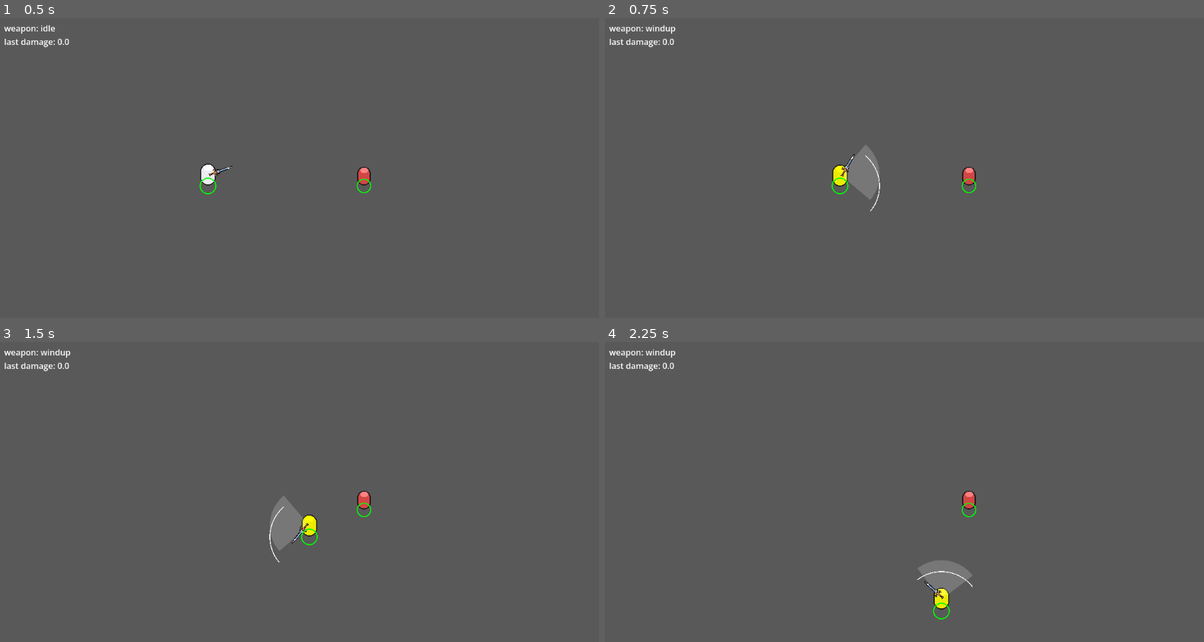
Above: before the commit, frames 1-4 (two rows, left to right).
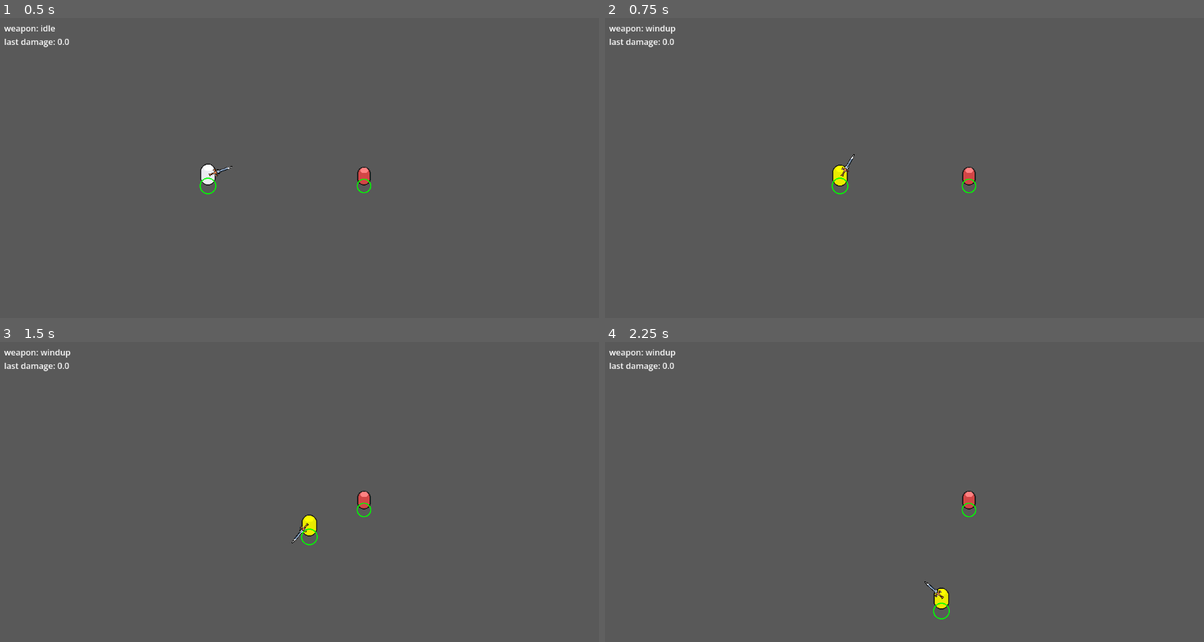
Above: after the commit, the same moments.

Repository: Matcry12/Thiat
Game: Godot game, scene res://scenes/arena.tscn
Two runs of this game, one before a commit and one after it. Both use one fixed random seed, a clock stepped at 60 frames per second and the inputs below.
Inputs (mouse positions are in pixels of both pictures, inside the frame that each line leads up to):
- Up to frame 1 (0.5 s): no input
- Up to frame 2 (0.75 s): tap Enter at 0.5 s; move the mouse to (1036, 168) at 0.52 s; hold D (move_right) from 0.53 s (still down); click (1036, 168) at 0.6 s
- Up to frame 3 (1.5 s): move the mouse to (179, 528) at 1.27 s; release D (move_right) at 1.28 s; hold S (move_down) from 1.28 s (still down); click (179, 528) at 1.35 s
- Up to frame 4 (2.25 s): move the mouse to (964, 435) at 2.02 s; release S (move_down) at 2.03 s; hold D (move_right) from 2.03 s (still down); click (964, 435) at 2.1 s

Frame 1 is identical in both runs. In frame 2, 0.7% of the frame differs, in the area x 39-46%, y 42-65%; in frame 3, 0.7%; in frame 4, 0.7%.

Commit message:
refactor(combat): the hit area lives on the weapon (decision 0011)
The melee hit area was computed from numbers - a reach circle around the
player's feet filtered by an arc angle - while the sword sprite was placed by a
different set of numbers. Nothing linked them, so the drawn sword and the area
that actually hit disagreed, and the only fix was tuning six numbers by eye.

Now the Hitbox is a child of WeaponVisual/Blade with a RectangleShape2D (10x34)
sized over the blade art. It inherits the blade's transform, so the sword and
its hit area are one thing and cannot disagree. Verified: rotating WeaponVisual
moves the hitbox's global position.

- hitbox.gd drops the reach/distance check, the arc angle filter and
  aim_direction; it is now a plain overlap test plus once-per-swing dedup
- WeaponData.reach removed; arc_degrees kept but redefined as how far the blade
  SWEEPS, a motion property that moves the hit area
- the drawn telegraph wedge is gone - the visible blade is the telegraph
- F1 now draws the hitbox's real shape at its real transform, the only honest
  picture of what can hit
- test_arc_filter deleted with the maths it covered; test_hitbox_on_weapon added

Co-Authored-By: Claude Opus 5 <noreply@anthropic.com>

Diff:
--- a/data/weapons/sword.tres
+++ b/data/weapons/sword.tres
@@ -1,14 +1,6 @@
-[gd_resource type="Resource" script_class="WeaponData" load_steps=2 format=3]
+[gd_resource type="Resource" script_class="WeaponData" format=3 uid="uid://gvjnvct47q1q"]
 
-[ext_resource type="Script" path="res://scripts/weapons/weapon_data.gd" id="1"]
+[ext_resource type="Script" uid="uid://b8cxxfxugrtmd" path="res://scripts/weapons/weapon_data.gd" id="1"]
 
 [resource]
 script = ExtResource("1")
-behavior = "arc"
-damage = 30.0
-windup = 0.15
-active = 0.1
-recovery = 0.2
-arc_degrees = 90.0
-reach = 76.0
-color = Color(1, 1, 1, 1)
--- a/scenes/arena.tscn
+++ b/scenes/arena.tscn
@@ -1,9 +1,9 @@
-[gd_scene load_steps=7 format=3]
+[gd_scene format=3 uid="uid://crthjvghq02g4"]
 
 [ext_resource type="PackedScene" path="res://scenes/player.tscn" id="1"]
 [ext_resource type="PackedScene" path="res://scenes/dummy.tscn" id="2"]
-[ext_resource type="Script" path="res://scripts/debug_overlay.gd" id="3"]
-[ext_resource type="Script" path="res://scripts/debug/tuning_panel.gd" id="4"]
+[ext_resource type="Script" uid="uid://bv2w05208846v" path="res://scripts/debug_overlay.gd" id="3"]
+[ext_resource type="Script" uid="uid://d1skviyhs5c7r" path="res://scripts/debug/tuning_panel.gd" id="4"]
 
 [sub_resource type="RectangleShape2D" id="WallH"]
 size = Vector2(1152, 32)
@@ -11,70 +11,64 @@
 [sub_resource type="RectangleShape2D" id="WallV"]
 size = Vector2(32, 648)
 
-[node name="Arena" type="Node2D"]
+[node name="Arena" type="Node2D" unique_id=964213648]
 y_sort_enabled = true
 
-[node name="Background" type="ColorRect" parent="."]
-mouse_filter = 2
+[node name="Background" type="ColorRect" parent="." unique_id=1707197360]
 offset_right = 1152.0
 offset_bottom = 648.0
+mouse_filter = 2
 color = Color(0.35, 0.35, 0.35, 1)
 
-[node name="Walls" type="Node2D" parent="."]
+[node name="Walls" type="Node2D" parent="." unique_id=1614146624]
 
-[node name="Top" type="StaticBody2D" parent="Walls"]
+[node name="Top" type="StaticBody2D" parent="Walls" unique_id=368923319]
 position = Vector2(576, 16)
-collision_layer = 1
 collision_mask = 0
 
-[node name="CollisionShape2D" type="CollisionShape2D" parent="Walls/Top"]
+[node name="CollisionShape2D" type="CollisionShape2D" parent="Walls/Top" unique_id=1283295027]
 shape = SubResource("WallH")
 
-[node name="Bottom" type="StaticBody2D" parent="Walls"]
+[node name="Bottom" type="StaticBody2D" parent="Walls" unique_id=873637135]
 position = Vector2(576, 632)
-collision_layer = 1
 collision_mask = 0
 
-[node name="CollisionShape2D" type="CollisionShape2D" parent="Walls/Bottom"]
+[node name="CollisionShape2D" type="CollisionShape2D" parent="Walls/Bottom" unique_id=46069097]
 shape = SubResource("WallH")
 
-[node name="Left" type="StaticBody2D" parent="Walls"]
+[node name="Left" type="StaticBody2D" parent="Walls" unique_id=1434307686]
 position = Vector2(16, 324)
-collision_layer = 1
 collision_mask = 0
 
-[node name="CollisionShape2D" type="CollisionShape2D" parent="Walls/Left"]
+[node name="CollisionShape2D" type="CollisionShape2D" parent="Walls/Left" unique_id=691126148]
 shape = SubResource("WallV")
 
-[node name="Right" type="StaticBody2D" parent="Walls"]
+[node name="Right" type="StaticBody2D" parent="Walls" unique_id=743166568]
 position = Vector2(1136, 324)
-collision_layer = 1
 collision_mask = 0
 
-[node name="CollisionShape2D" type="CollisionShape2D" parent="Walls/Right"]
+[node name="CollisionShape2D" type="CollisionShape2D" parent="Walls/Right" unique_id=25104661]
 shape = SubResource("WallV")
 
-[node name="Player" parent="." instance=ExtResource("1")]
+[node name="Player" parent="." unique_id=669736211 instance=ExtResource("1")]
 position = Vector2(400, 324)
-collision_layer = 1
-collision_mask = 1
 
-[node name="Dummy" parent="." instance=ExtResource("2")]
+[node name="Dummy" parent="." unique_id=934264551 instance=ExtResource("2")]
 position = Vector2(700, 324)
 
-[node name="DebugOverlay" type="CanvasLayer" parent="."]
+[node name="DebugOverlay" type="CanvasLayer" parent="." unique_id=1487825587]
 script = ExtResource("3")
 player_path = NodePath("../Player")
 
-[node name="DrawLayer" type="Node2D" parent="DebugOverlay"]
+[node name="DrawLayer" type="Node2D" parent="DebugOverlay" unique_id=1855662076]
 
-[node name="Label" type="Label" parent="DebugOverlay"]
+[node name="Label" type="Label" parent="DebugOverlay" unique_id=1415333826]
 offset_left = 8.0
 offset_top = 8.0
 offset_right = 300.0
 offset_bottom = 60.0
 
-[node name="TuningPanel" type="CanvasLayer" parent="."]
+[node name="TuningPanel" type="CanvasLayer" parent="." unique_id=651466513]
 script = ExtResource("4")
 player_path = NodePath("../Player")
 dummy_path = NodePath("../Dummy")
--- a/scenes/player.tscn
+++ b/scenes/player.tscn
@@ -17,8 +17,8 @@
 [sub_resource type="CircleShape2D" id="HurtShape"]
 radius = 15.0
 
-[sub_resource type="CircleShape2D" id="HitShape"]
-radius = 76.0
+[sub_resource type="RectangleShape2D" id="HitShape"]
+size = Vector2(10, 34)
 
 [node name="Player" type="CharacterBody2D"]
 script = ExtResource("1")
@@ -53,6 +53,15 @@
 centered = false
 offset = Vector2(-8, -44)
 
+[node name="Hitbox" type="Area2D" parent="WeaponVisual/Blade"]
+collision_layer = 8
+collision_mask = 4
+script = ExtResource("4")
+
+[node name="CollisionShape2D" type="CollisionShape2D" parent="WeaponVisual/Blade/Hitbox"]
+position = Vector2(-0.5, -27)
+shape = SubResource("HitShape")
+
 [node name="Hurtbox" type="Area2D" parent="."]
 collision_layer = 2
 collision_mask = 0
@@ -61,15 +70,7 @@
 [node name="CollisionShape2D" type="CollisionShape2D" parent="Hurtbox"]
 shape = SubResource("HurtShape")
 
-[node name="Hitbox" type="Area2D" parent="."]
-collision_layer = 8
-collision_mask = 4
-script = ExtResource("4")
-
-[node name="CollisionShape2D" type="CollisionShape2D" parent="Hitbox"]
-shape = SubResource("HitShape")
-
 [node name="WeaponHolder" type="Node" parent="."]
 script = ExtResource("5")
 weapon = ExtResource("6")
-hitbox_path = NodePath("../Hitbox")
+hitbox_path = NodePath("../WeaponVisual/Blade/Hitbox")
--- a/scripts/components/hitbox.gd
+++ b/scripts/components/hitbox.gd
@@ -1,6 +1,13 @@
 extends Area2D
 class_name Hitbox
-## Deals damage while active. Circle broad-phase + angle filter for the arc.
+## Deals damage to anything the shape overlaps while active.
+##
+## The shape (`CollisionShape2D` under this node) is authored in the editor
+## as a child of `WeaponVisual/Blade`, sized to match the blade art. It IS
+## the hit area — there is no reach/arc math here to keep in sync with what
+## is drawn; the drawn blade and the hit area are the same transform
+## (decision 0011). Reparent/resize the shape to change what hits, not a
+## number in this script.
 ##
 ## Collision layers (project-wide convention, BIT VALUES as used in .tscn):
 ##   1 = world/walls   2 = player hurtbox   4 = enemy hurtbox
@@ -8,12 +15,11 @@
 ## A hitbox masks the hurtbox layer it should hit (player hitbox: layer 8, mask 4).
 ##
 ## Overlaps are POLLED each active frame rather than driven by `area_entered`:
-## an enter event never fires for a target that was already inside the radius when
-## the swing began (the common case against a stationary enemy), and toggling
-## `monitoring` costs a physics frame before overlaps repopulate.
+## an enter event never fires for a target that was already inside the shape
+## when the swing began (the common case against a stationary enemy), and
+## toggling `monitoring` costs a physics frame before overlaps repopulate.
 
 @export var weapon: WeaponData
-@export var aim_direction := Vector2.RIGHT
 
 var _active := false
 var _hit_this_swing: Array[Node] = []
@@ -38,12 +44,6 @@
 	var target := hurtbox.owner
 	if target in _hit_this_swing:
 		return
-	var to_target: Vector2 = hurtbox.global_position - global_position
-	if to_target.length() > weapon.reach:
-		return
-	# angle_to is signed; without absf() a target BEHIND the player passes the filter.
-	if absf(aim_direction.angle_to(to_target)) > deg_to_rad(weapon.arc_degrees / 2.0):
-		return
 	_hit_this_swing.append(target)
 	var health := hurtbox.get_health()
 	if health:
--- a/scripts/debug_overlay.gd
+++ b/scripts/debug_overlay.gd
@@ -1,6 +1,6 @@
 extends CanvasLayer
 ## F1 toggle (on by default), F2 slow-mo. Draws hurtbox/hitbox outlines, weapon-state
-## tint reference, the sword wedge, and top-left timing text.
+## tint reference, and top-left timing text.
 
 @export var player_path: NodePath
 
@@ -46,25 +46,18 @@
 func _on_draw() -> void:
 	if not enabled:
 		return
-	var hitbox: Hitbox = _player.get_node("Hitbox")
+	var hitbox: Hitbox = _player.get_node("WeaponVisual/Blade/Hitbox")
 	var weapon_holder: WeaponHolder = _player.get_node("WeaponHolder")
-	var weapon: WeaponData = weapon_holder.weapon
 
 	# Hurtboxes: green outline.
 	for hurtbox in get_tree().get_nodes_in_group("hurtbox"):
 		_draw_hurtbox_outline(hurtbox)
 
-	# Hitbox: red outline, only while active.
+	# Hitbox: red outline of its ACTUAL shape at its ACTUAL transform, only
+	# while active. The shape IS the hit area (decision 0011) — this is the
+	# only honest picture of what can currently hit, no separate reach/arc math.
 	if weapon_holder.phase == WeaponHolder.Phase.ACTIVE:
-		_draw_ground_circle(hitbox.global_position, weapon.reach, Color.RED, 2.0)
-
-	# Sword wedge: whenever not idle.
-	if weapon != null and weapon_holder.phase != WeaponHolder.Phase.IDLE:
-		var aim: Vector2 = _player.aim_direction
-		var half_arc := deg_to_rad(weapon.arc_degrees / 2.0)
-		var from_angle := aim.angle() - half_arc
-		var to_angle := aim.angle() + half_arc
-		_draw_layer.draw_arc(_player.global_position, weapon.reach, from_angle, to_angle, 24, Color.WHITE, 1.5)
+		_draw_hitbox_outline(hitbox)
 
 func _draw_hurtbox_outline(hurtbox: Hurtbox) -> void:
 	var cs := hurtbox.get_node("CollisionShape2D") as CollisionShape2D
@@ -72,6 +65,36 @@
 	if shape:
 		_draw_ground_circle(cs.global_position, shape.radius, Color.GREEN, 2.0)
 
+## Draws the Hitbox's own CollisionShape2D, rotated and positioned exactly as
+## it sits in the world. Supports the two shape types decision 0011 allows.
+func _draw_hitbox_outline(hitbox: Hitbox) -> void:
+	var cs := hitbox.get_node("CollisionShape2D") as CollisionShape2D
+	if cs == null or cs.shape == null:
+		return
+	var xform := cs.global_transform
+	var points := PackedVector2Array()
+	if cs.shape is RectangleShape2D:
+		var half: Vector2 = (cs.shape as RectangleShape2D).size / 2.0
+		points = PackedVector2Array([
+			Vector2(-half.x, -half.y), Vector2(half.x, -half.y),
+			Vector2(half.x, half.y), Vector2(-half.x, half.y), Vector2(-half.x, -half.y),
+		])
+	elif cs.shape is CapsuleShape2D:
+		var capsule := cs.shape as CapsuleShape2D
+		var r: float = capsule.radius
+		var h: float = capsule.height / 2.0 - r
+		var steps := 12
+		for i in steps + 1:
+			points.append(Vector2(0, -h) + Vector2.RIGHT.rotated(lerpf(-PI / 2.0, PI / 2.0, float(i) / steps)) * r)
+		for i in steps + 1:
+			points.append(Vector2(0, h) + Vector2.RIGHT.rotated(lerpf(PI / 2.0, PI * 1.5, float(i) / steps)) * r)
+		points.append(points[0])
+	else:
+		return
+	for i in points.size():
+		points[i] = xform * points[i]
+	_draw_layer.draw_polyline(points, Color.RED, 2.0)
+
 ## Flat 2D circle. No perspective squashing — this game fakes depth only through
 ## draw order and upright sprites (decision 0009), never through projection.
 func _draw_ground_circle(at: Vector2, radius: float, color: Color, width: float) -> void:
--- a/scripts/player.gd
+++ b/scripts/player.gd
@@ -11,7 +11,6 @@
 # delete the weapon with it (same trap as the shadow).
 @onready var weapon_visual: WeaponVisual = $WeaponVisual
 @onready var weapon_holder: WeaponHolder = $WeaponHolder
-@onready var hitbox: Hitbox = $Hitbox
 
 var aim_direction := Vector2.RIGHT
 var _move_state := "idle"
@@ -33,7 +32,6 @@
 	aim_direction = (get_global_mouse_position() - global_position).normalized()
 	if aim_direction == Vector2.ZERO:
 		aim_direction = Vector2.RIGHT
-	hitbox.aim_direction = aim_direction
 	visual.set_facing(aim_direction)
 	# 2.5D: the body stays upright, only the aim indicator/weapon turn (decision 0009).
 	visual.set_aim_angle(aim_direction.angle())
--- a/scripts/visual/weapon_visual.gd
+++ b/scripts/visual/weapon_visual.gd
@@ -1,7 +1,9 @@
 extends Node2D
 class_name WeaponVisual
-## The weapon sprite on a rotating pivot (decision 0010). Replaces the drawn
-## wedge that used to live in scripts/fx/swing_arc.gd (deleted).
+## The weapon sprite on a rotating pivot (decision 0010). The Hitbox now lives
+## under `Blade` and inherits this node's transform (decision 0011) — so a
+## change to the swing motion here also moves the hit area. There is no
+## separate telegraph draw any more: the visible blade IS the telegraph.
 ##
 ## The whole node rotates to the aim angle; `Blade` sits at `hand_distance`
 ## along +X (weapon sprites point +X at rotation 0, pivot at the LEFT edge —
@@ -22,8 +24,6 @@
 ## points +X; this only changes how it is DISPLAYED, never the hit maths.
 @export var rest_angle_degrees := -45.0
 @export var windup_angle_degrees := 60.0   ## how far back the blade winds up, relative to aim
-@export var show_reach_telegraph := true   ## faint wedge during windup, reused from the old swing_arc draw code
-@export var telegraph_color := Color(1, 1, 1, 0.18)
 
 @onready var blade: Sprite2D = $Blade
 
@@ -60,7 +60,6 @@
 			_phase_target_angle = _phase_start_angle + arc
 		_:
 			_phase_target_angle = deg_to_rad(rest_angle_degrees)
-	queue_redraw()
 
 func _process(delta: float) -> void:
 	var duration := 0.0
@@ -72,19 +71,3 @@
 	_t = 1.0 if duration <= 0.0 else minf(1.0, _t + delta / duration)
 	_blade_angle = lerpf(_phase_start_angle, _phase_target_angle, _t)
 	blade.rotation = _blade_angle - deg_to_rad(art_angle_degrees)
-	if show_reach_telegraph and _phase == "windup":
-		queue_redraw()
-
-func _draw() -> void:
-	# Faint wedge telling the player where the swing will land. Adapted from
-	# the old swing_arc.gd `_draw_wedge` — drawn here in this node's local
-	# space, which is already rotated to aim_angle by set_aim_angle().
-	if not show_reach_telegraph or weapon == null or _phase != "windup":
-		return
-	var half := deg_to_rad(weapon.arc_degrees * 0.5)
-	var r: float = weapon.reach
-	var points := PackedVector2Array([Vector2.ZERO])
-	var steps := 16
-	for i in steps + 1:
-		points.append(Vector2.RIGHT.rotated(lerpf(-half, half, float(i) / steps)) * r)
-	draw_colored_polygon(points, telegraph_color)
--- a/scripts/weapons/weapon_data.gd
+++ b/scripts/weapons/weapon_data.gd
@@ -7,6 +7,8 @@
 @export var windup := 0.15
 @export var active := 0.1
 @export var recovery := 0.2
+## How far the blade sweeps during the active frame — a motion property that
+## moves the hit area, not a filter on it. The hit area itself is the Hitbox
+## shape parented under WeaponVisual/Blade (decision 0011).
 @export var arc_degrees := 90.0
-@export var reach := 76.0
 @export var color := Color.WHITE
--- a/tests/test_arc_filter.gd
+++ /dev/null
@@ -1,24 +0,0 @@
-extends SceneTree
-# Headless check of the arc filter: the geometry that decides every melee hit.
-func _init():
-	var half := deg_to_rad(90.0 / 2.0)
-	var aim := Vector2.RIGHT
-	var cases := {
-		"in front (0deg)": [Vector2(50, 0), true],
-		"edge (44deg)": [Vector2(50, 0).rotated(deg_to_rad(44)), true],
-		"just outside (46deg)": [Vector2(50, 0).rotated(deg_to_rad(46)), false],
-		"below (-44deg)": [Vector2(50, 0).rotated(deg_to_rad(-44)), true],
-		"just outside below (-46deg)": [Vector2(50, 0).rotated(deg_to_rad(-46)), false],
-		"BEHIND (180deg)": [Vector2(-50, 0), false],
-		"behind-ish (-170deg)": [Vector2(50, 0).rotated(deg_to_rad(-170)), false],
-	}
-	var failed := 0
-	for name in cases:
-		var to_target: Vector2 = cases[name][0]
-		var expected: bool = cases[name][1]
-		var hit: bool = absf(aim.angle_to(to_target)) <= half and to_target.length() <= 76.0
-		var ok := hit == expected
-		if not ok: failed += 1
-		print("%s %-28s hit=%s expected=%s" % ["PASS" if ok else "FAIL", name, hit, expected])
-	print("--- %d failed" % failed)
-	quit(1 if failed else 0)
--- /dev/null
+++ b/tests/test_hitbox_on_weapon.gd
@@ -0,0 +1,46 @@
+extends SceneTree
+# Headless: proves decision 0011 — the Hitbox is parented under the blade and
+# inherits its transform, and it does nothing while the weapon is idle.
+func _init():
+	var player = load("res://scenes/player.tscn").instantiate()
+	root.add_child(player)
+	await process_frame
+	# Player's own _physics_process recomputes aim from the headless (0,0)
+	# mouse every tick and would stomp the rotation we set by hand below.
+	player.set_physics_process(false)
+
+	var weapon_visual: Node2D = player.get_node("WeaponVisual")
+	var blade: Node = player.get_node("WeaponVisual/Blade")
+	var hitbox: Node2D = player.get_node("WeaponVisual/Blade/Hitbox")
+
+	# 1. Parent chain includes Blade.
+	var parented_under_blade: bool = hitbox.get_parent() == blade
+	print("hitbox parent is Blade: ", parented_under_blade)
+
+	# 2. Rotating WeaponVisual moves the hitbox's global_position (proves it
+	# inherits the transform instead of being computed independently).
+	weapon_visual.rotation = 0.0
+	await physics_frame
+	var pos_a: Vector2 = hitbox.global_position
+	weapon_visual.rotation = deg_to_rad(90.0)
+	await physics_frame
+	var pos_b: Vector2 = hitbox.global_position
+	var moved_with_rotation: bool = not pos_a.is_equal_approx(pos_b)
+	print("hitbox moves when WeaponVisual rotates: ", moved_with_rotation, " (", pos_a, " -> ", pos_b, ")")
+
+	# 3. No damage while idle: the shape may still geometrically overlap a
+	# target, but Hitbox only checks overlaps while `start_swing()` was called.
+	var holder: WeaponHolder = player.get_node("WeaponHolder")
+	print("weapon idle at start: ", holder.phase == 0)
+	var health: Health = load("res://scenes/dummy.tscn").instantiate().get_node("Health")
+	root.add_child(health.get_parent())
+	health.get_parent().global_position = hitbox.global_position
+	var hp_before: float = health.hp
+	for i in 10:
+		await physics_frame
+	var no_damage_while_idle: bool = health.hp == hp_before
+	print("no damage dealt while idle: ", no_damage_while_idle)
+
+	var ok: bool = parented_under_blade and moved_with_rotation and no_damage_while_idle
+	print("PASS" if ok else "FAIL")
+	quit(0 if ok else 1)
--- a/tests/test_swing_damages.gd
+++ b/tests/test_swing_damages.gd
@@ -1,5 +1,9 @@
 extends SceneTree
-# End-to-end: stand next to the dummy, aim at it, swing -> hp must drop exactly once.
+# End-to-end: stand next to the dummy so the swinging blade actually sweeps
+# over it, swing -> hp must drop exactly once (decision 0011: the hit area is
+# the Hitbox shape on the blade now, not a reach/arc number, so the test has
+# to place the dummy where the blade's motion really reaches, not just
+# within an old numeric "reach").
 func _init():
 	var arena = load("res://scenes/arena.tscn").instantiate()
 	root.add_child(arena)
@@ -7,17 +11,22 @@
 	var player = arena.get_node("Player")
 	var dummy = arena.get_node("Dummy")
 	var holder = arena.get_node("Player/WeaponHolder")
-	var hitbox = arena.get_node("Player/Hitbox")
+	var weapon_visual = arena.get_node("Player/WeaponVisual")
 	var health = dummy.get_node("Health")
 
-	player.global_position = dummy.global_position - Vector2(50, 0)  # 50px away, within 76 reach
-	player.set_physics_process(false)  # stop it re-aiming at the (0,0) headless mouse
-	hitbox.aim_direction = Vector2.RIGHT                              # facing the dummy
+	# Disabling physics_process must happen AFTER _ready() (the node re-enables
+	# it on entering the tree), otherwise the player's own _physics_process
+	# keeps recomputing aim from the headless (0,0) mouse and overwrites our
+	# forced aim below.
+	player.set_physics_process(false)
+
+	player.global_position = dummy.global_position - Vector2(45, 0)  # blade tip reaches ~50px
+	weapon_visual.set_aim_angle(0.0)                                 # facing the dummy (+X)
 	await physics_frame
 	var hp_before: float = health.hp
 
 	holder.try_attack()
-	for i in 40:                                                      # ~0.66s covers all phases
+	for i in 40:                                                      # covers windup+active+recovery
 		await physics_frame
 
 	var dealt: float = hp_before - health.hp
Not shown, removed: tests/test_arc_filter.gd.uid
Not shown, added: tests/test_hitbox_on_weapon.gd.uid
Not shown, added: docs/decision/0011-hitbox-lives-on-the-weapon.md
